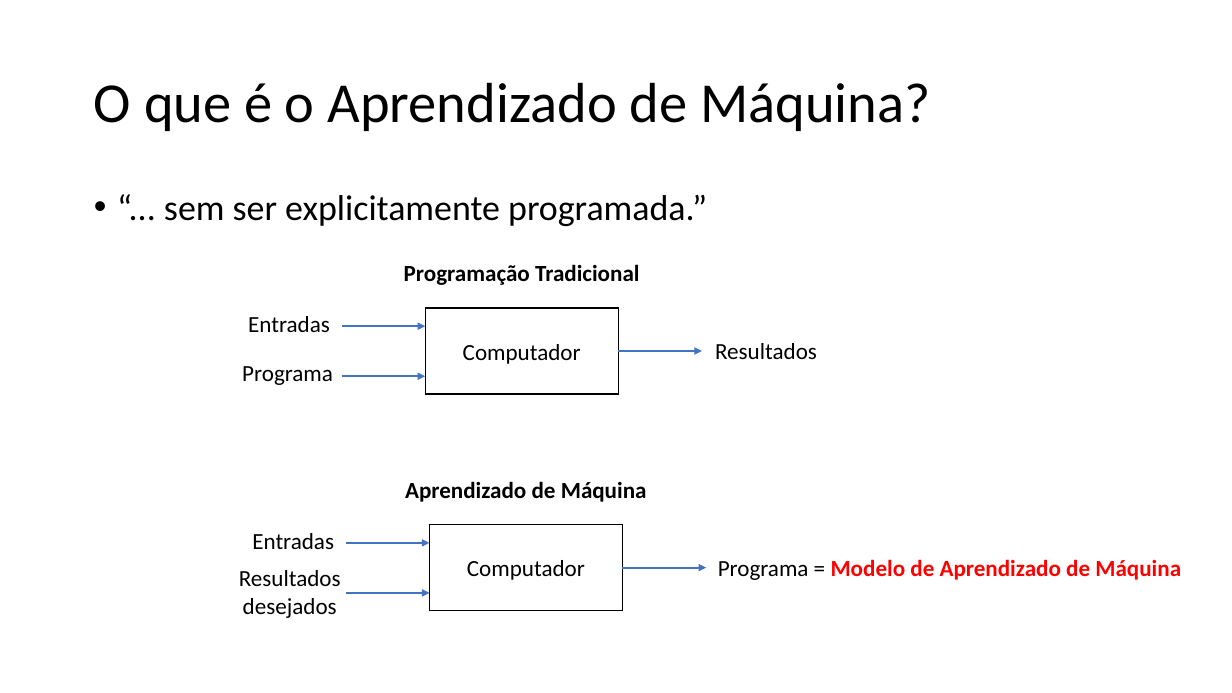
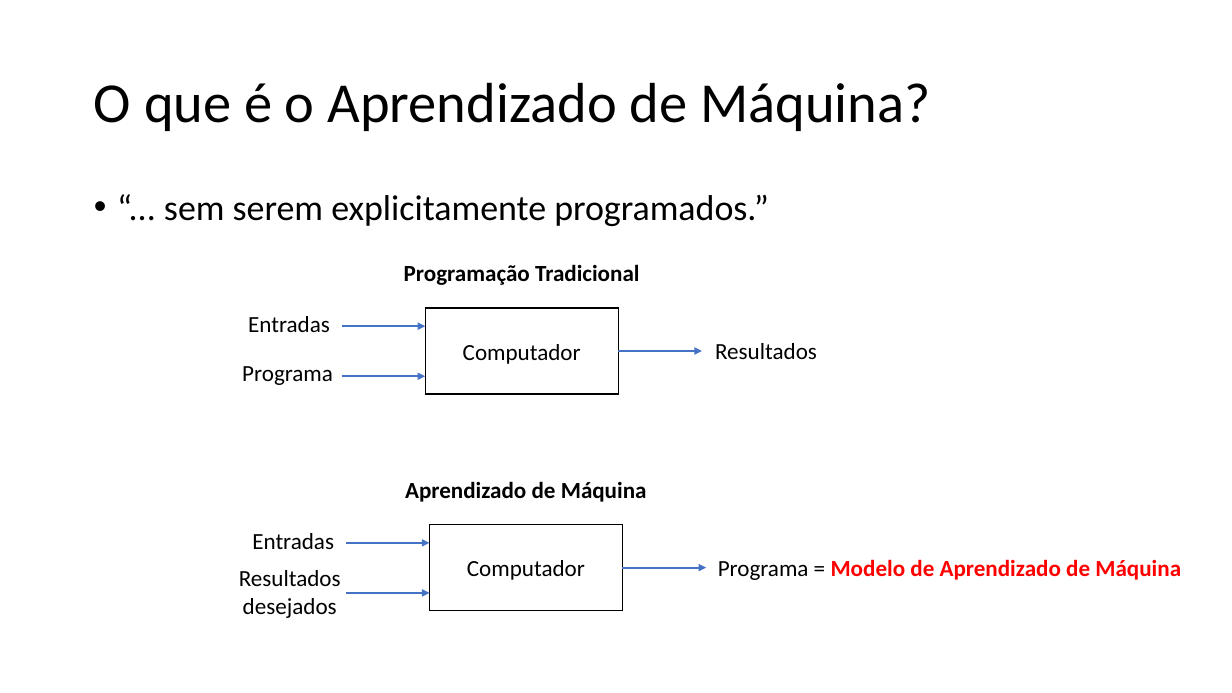
Before and after one commit to zz4fap/t319_aprendizado_de_maquina, a slide deck: slide 12 of slides/T319_Introdução.pptx. Drawn at 1232x693 pixels with LibreOffice and Linux fonts; fonts in the diff are those of the drawing. Boxes give left, top, right and bottom in pixels: in the first picture for what was removed or moved away, otherwise in the second. Text is boxed around its words. In the diff, an @@ line names an element or a change of style, - is before the commit and + after.

```diff
--- a/slides/T319_Introdução.pptx
+++ b/slides/T319_Introdução.pptx
@@ text at (164,195,769,226): text changed @@
-• “... sem ser explicitamente programada.”
+• “... sem serem explicitamente programados.”
```
Also in this commit, not shown: 14 other slides changed, 10 other files.
